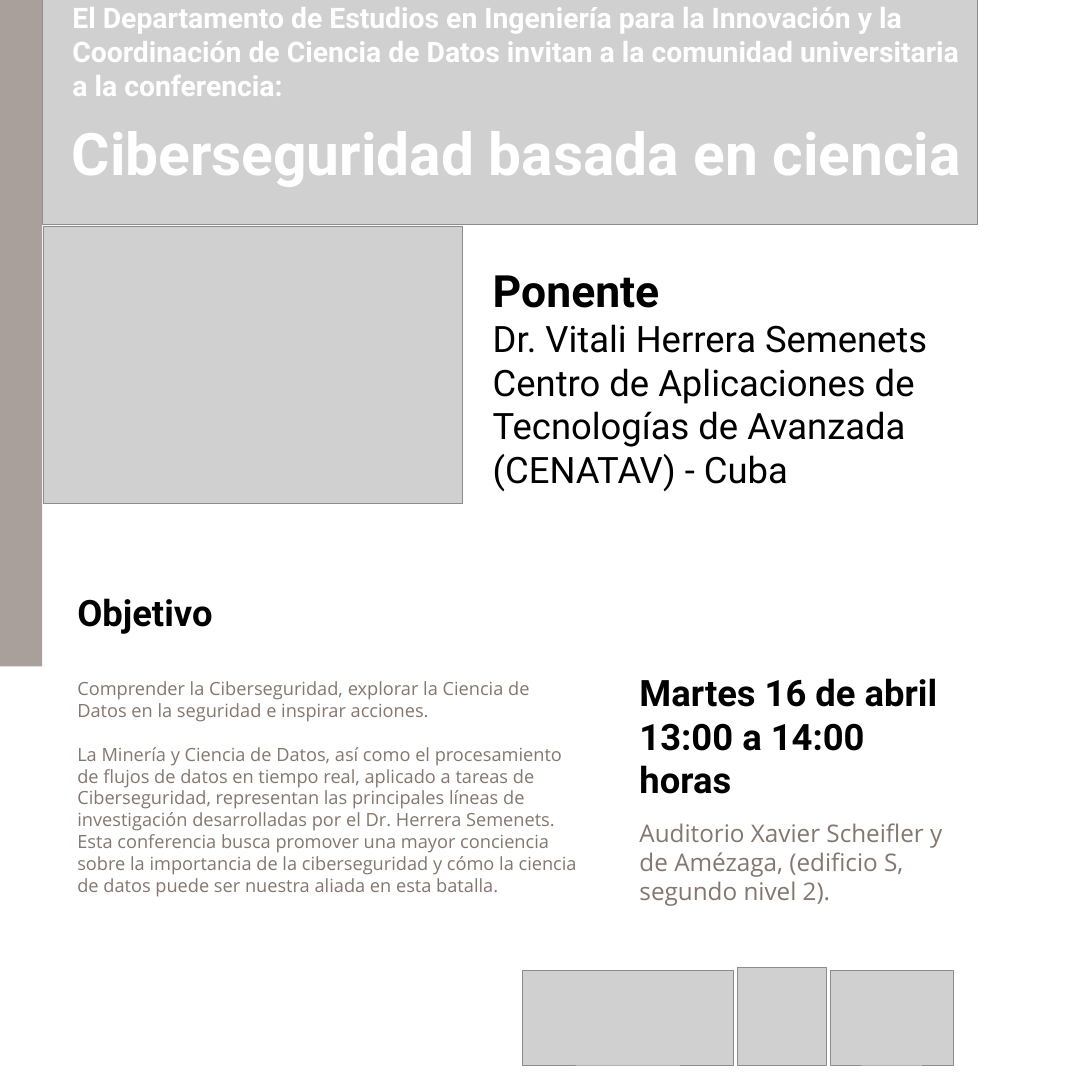
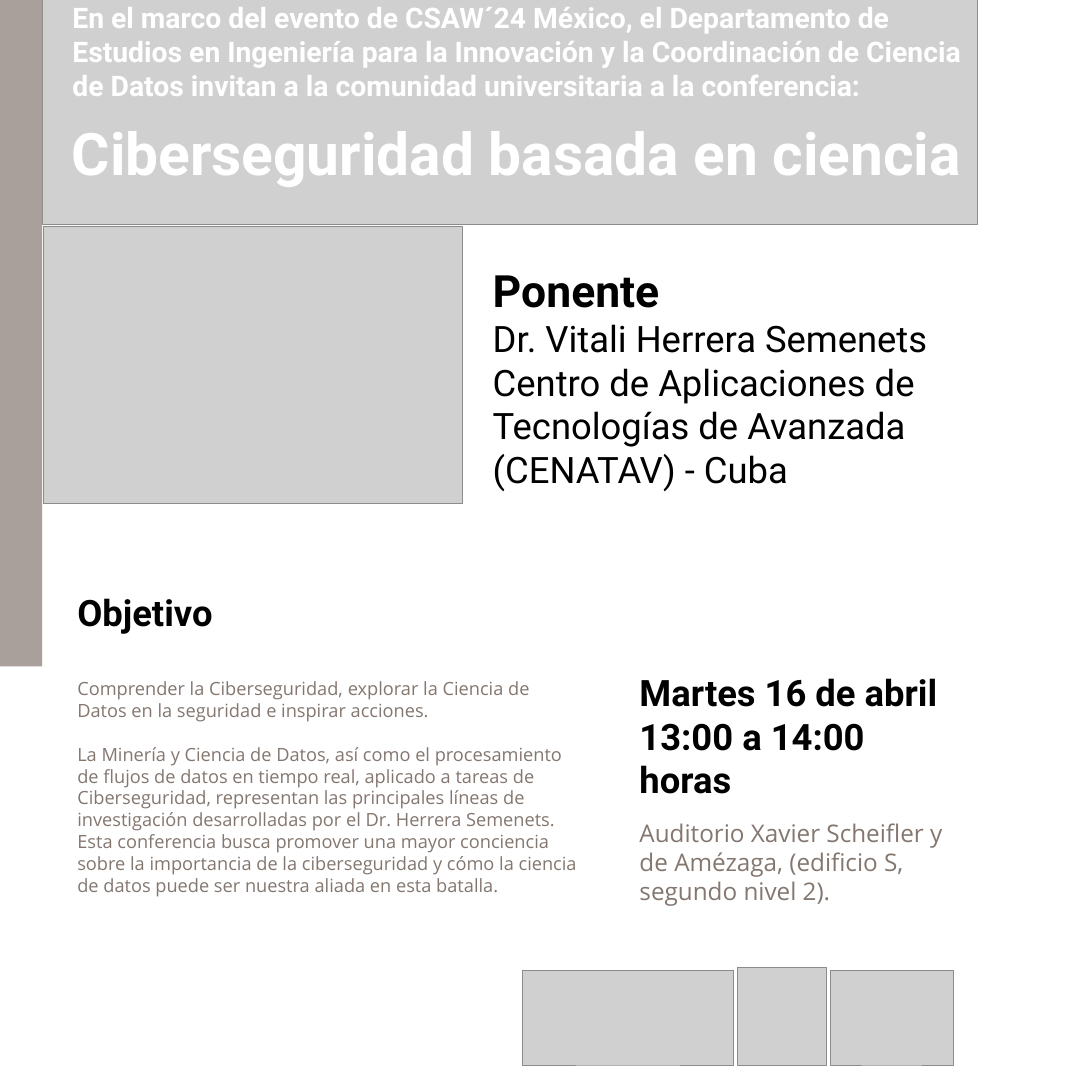
Before and after one commit to lbustio/CSwIA, a slide deck: slide 1 of 01.-Promocionales/Promoción_Conferencia_de_Vitali_Herrera.pptx. Drawn at 1092x1092 pixels with LibreOffice and Linux fonts; fonts in the diff are those of the drawing; grey boxes stand for pictures. Boxes give left, top, right and bottom in pixels: in the first picture for what was removed or moved away, otherwise in the second. Text is boxed around its words. In the diff, an @@ line names an element or a change of style, - is before the commit and + after.

```diff
--- a/01.-Promocionales/Promoción_Conferencia_de_Vitali_Herrera.pptx
+++ b/01.-Promocionales/Promoción_Conferencia_de_Vitali_Herrera.pptx
@@ text at bbox=[72, 7, 961, 96]: text changed @@
-El Departamento de Estudios en Ingeniería para la Innovación y la Coordinación de Ciencia de Datos invitan a la comunidad universitaria a la conferencia:
+En el marco del evento de CSAW´24 México, el Departamento de Estudios en Ingeniería para la Innovación y la Coordinación de Ciencia de Datos invitan a la comunidad universitaria a la conferencia:
```
Also in this commit, not shown: 5 other files.
